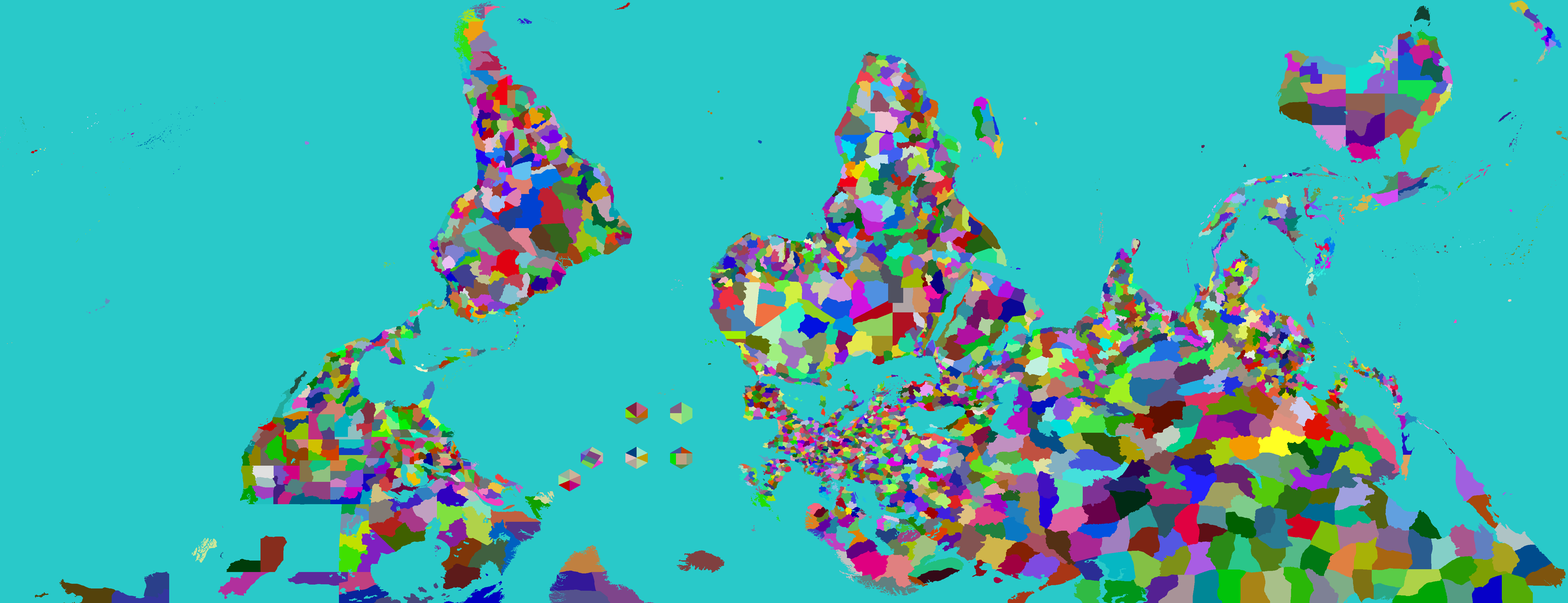
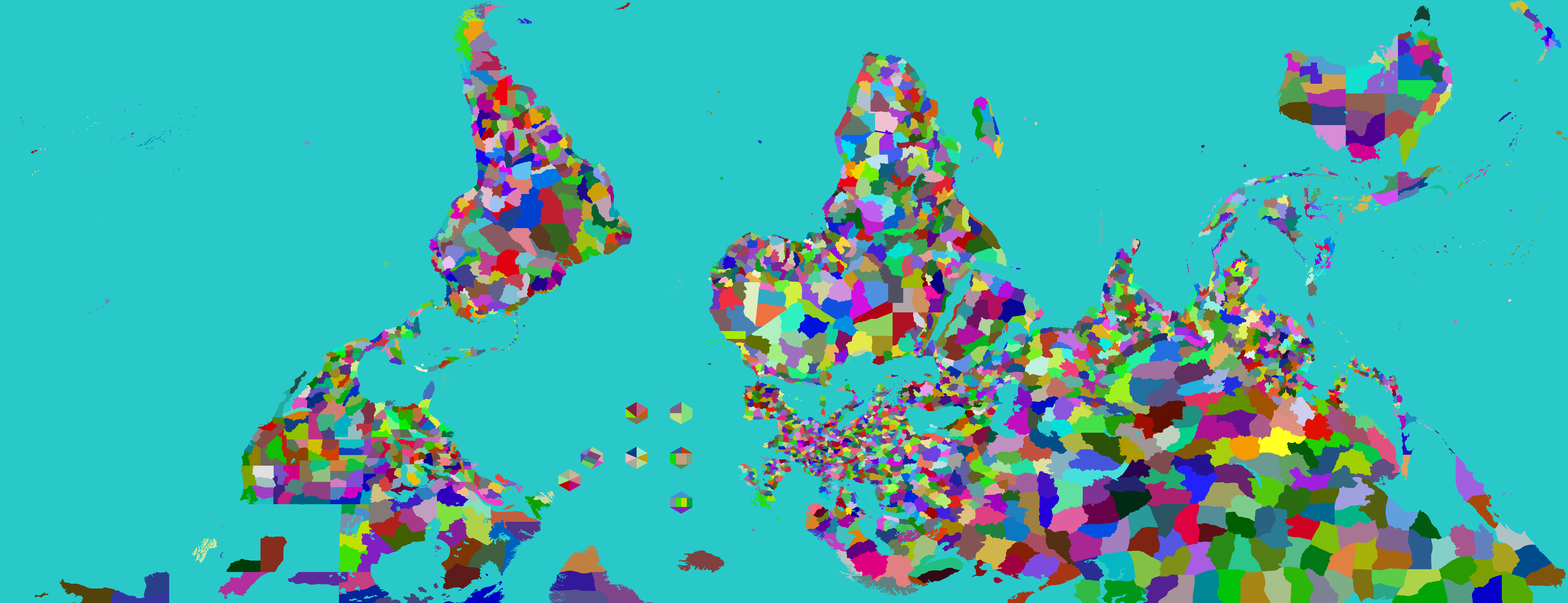
Revision of a layered 1568px x 603px image; what changed, layer by layer:
painted on "Provinces" over [670, 491, 693, 514]
